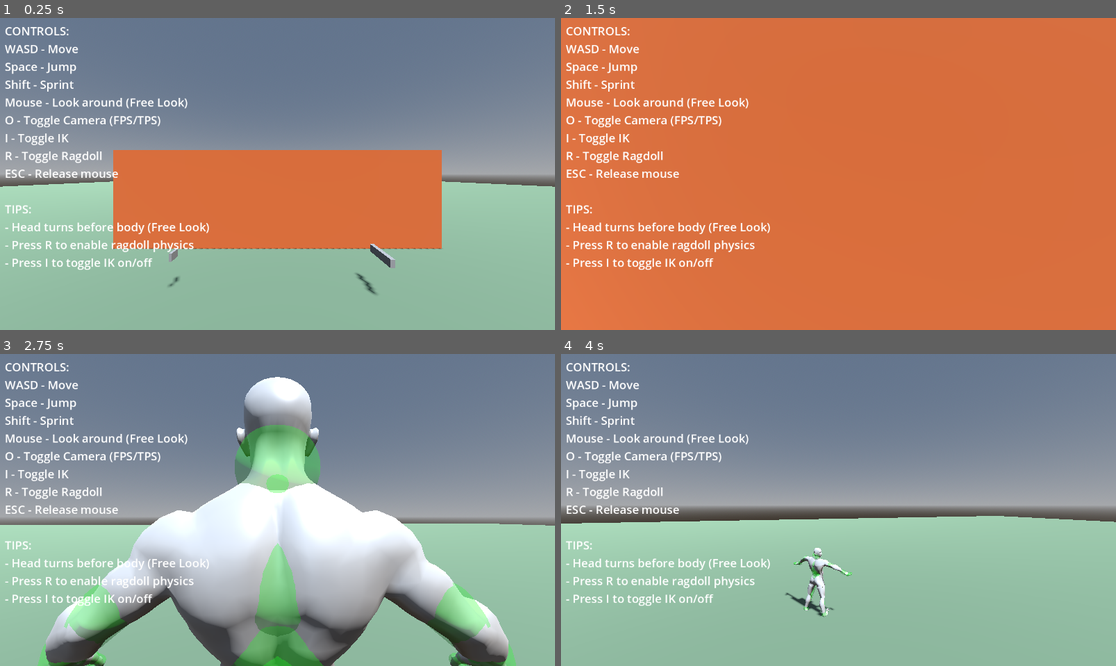
Above: before the commit, frames 1-4 (two rows, left to right).
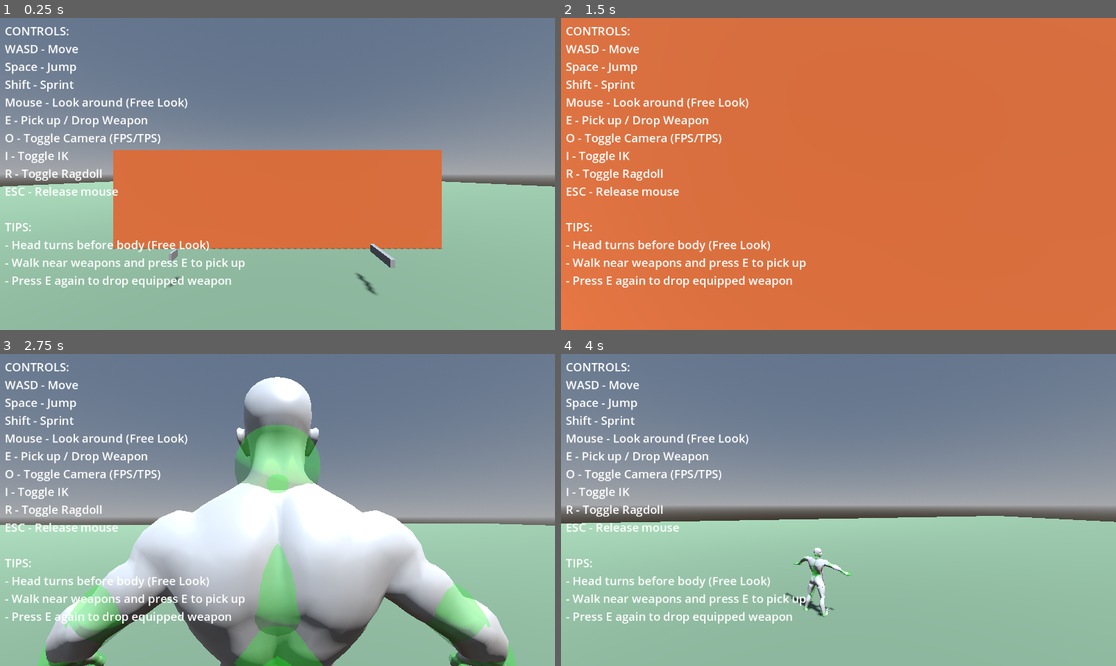
Above: after the commit, the same moments.

Repository: lmf-git/fpsikanimragdoll
Game: Godot game, scene res://world.tscn
Same seed, same stepped clock (60 frames per second), same inputs: the game is played once before the commit and once after it.
Inputs (mouse positions are in pixels of both pictures, inside the frame that each line leads up to):
- Up to frame 1 (0.25 s): no input
- Up to frame 2 (1.5 s): tap Enter (ui_accept) at 0.5 s; move the mouse to (866, 174) at 0.52 s; hold Enter (ui_accept) 0.53-1.28 s; hold W (move_forward) from 0.53 s (still down); tap Space (jump) at 0.77 s; move the mouse to (810, 174) at 1.27 s; tap Shift (sprint) at 1.35 s
- Up to frame 3 (2.75 s): keep holding W (move_forward); tap Space (jump) at 1.52 s; tap Enter (ui_accept) at 1.55, 2, 2.3 s; move the mouse to (288, 503) at 2.02 s; hold O (toggle_camera) from 2.03 s (still down)
- Up to frame 4 (4 s): keep holding W (move_forward); move the mouse to (832, 516) at 2.77 s; release O (toggle_camera) at 2.78 s; tap I (toggle_ik) at 2.85 s; tap Space (jump) at 3.02, 3.77 s; tap Enter (ui_accept) at 3.05, 3.8 s; move the mouse to (877, 513) at 3.52 s; hold R (toggle_ragdoll) from 3.53 s (still down)

The runs differ from the first frame. In frame 1, 3.5% of the frame differs, in the area x 0-45%, y 31-87%; in frame 2, 3.9%; in frame 3, 3.3%; in frame 4, 3.4%.

Commit message:
Implement weapon pickup and drop system
Added weapon detection and pickup functionality:
- Detect nearby weapons within 2m range
- Press E to pick up weapons when nearby
- Press E again to drop equipped weapon
- Weapons added to "weapons" group for easy detection
- Updated UI to show weapon controls

Weapon positioning at head (placeholder for IK integration).

Diff:
--- a/character_controller.gd
+++ b/character_controller.gd
@@ -38,6 +38,11 @@
 @export var ragdoll_enabled: bool = false
 @export var auto_create_ragdoll: bool = true  # Automatically create physical bones at runtime
 @export var debug_show_colliders: bool = true  # Show collision shapes for debugging
+
+# Weapon system
+@export var pickup_range: float = 2.0
+var equipped_weapon: Weapon = null
+var nearby_weapon: Weapon = null
 
 # Ragdoll bone configuration - bones that will have physics
 const RAGDOLL_BONES = [
@@ -420,6 +425,12 @@
 	if event.is_action_pressed("toggle_ragdoll"):
 		toggle_ragdoll()
 
+	if event.is_action_pressed("ui_accept"):  # E key for pickup
+		if equipped_weapon:
+			drop_weapon()
+		elif nearby_weapon:
+			pickup_weapon(nearby_weapon)
+
 	if event.is_action_pressed("ui_cancel"):
 		if Input.get_mouse_mode() == Input.MOUSE_MODE_CAPTURED:
 			Input.set_mouse_mode(Input.MOUSE_MODE_VISIBLE)
@@ -513,6 +524,9 @@
 	if head_look_enabled and skeleton and head_bone_id >= 0:
 		_update_head_look(delta)
 
+	# Detect nearby weapons for pickup
+	_detect_nearby_weapon()
+
 func _update_head_look(delta):
 	# Calculate head rotation relative to body
 	var head_yaw_offset = angle_difference(body_rotation_y, camera_rotation.y)
@@ -604,6 +618,62 @@
 			print("Mesh visibility restored based on camera mode")
 
 	print("Ragdoll enabled: ", ragdoll_enabled)
+
+func _detect_nearby_weapon():
+	"""Detect weapons within pickup range"""
+	nearby_weapon = null
+
+	# Find all weapons in the scene
+	var weapons = get_tree().get_nodes_in_group("weapons")
+	if weapons.is_empty():
+		# If no weapons in group, search for Weapon nodes
+		weapons = []
+		_find_weapons_recursive(get_tree().root, weapons)
+
+	# Find closest weapon within range
+	var closest_distance = pickup_range
+	for weapon in weapons:
+		if weapon is Weapon and not weapon.is_equipped:
+			var distance = global_position.distance_to(weapon.global_position)
+			if distance < closest_distance:
+				nearby_weapon = weapon
+				closest_distance = distance
+
+func _find_weapons_recursive(node: Node, weapons: Array):
+	"""Recursively find all Weapon nodes"""
+	if node is Weapon:
+		weapons.append(node)
+	for child in node.get_children():
+		_find_weapons_recursive(child, weapons)
+
+func pickup_weapon(weapon: Weapon):
+	"""Pick up a weapon"""
+	if not weapon or weapon.is_equipped:
+		return
+
+	print("Picking up weapon: ", weapon.weapon_name)
+
+	# Equip the weapon
+	if weapon.equip(self):
+		equipped_weapon = weapon
+		nearby_weapon = null
+
+		# Position weapon at character hand (will be refined with IK later)
+		if skeleton and head_bone_id >= 0:
+			# Position at head for now (placeholder - will use hand bone + IK later)
+			var head_transform = skeleton.global_transform * skeleton.get_bone_global_pose(head_bone_id)
+			weapon.global_position = head_transform.origin + Vector3(0.3, -0.2, -0.3)
+			weapon.global_rotation = head_transform.basis.get_euler()
+
+func drop_weapon():
+	"""Drop the currently equipped weapon"""
+	if not equipped_weapon:
+		return
+
+	print("Dropping weapon: ", equipped_weapon.weapon_name)
+
+	equipped_weapon.unequip()
+	equipped_weapon = null
 
 func _process(_delta):
 	# Update IK targets if enabled
--- a/world.tscn
+++ b/world.tscn
@@ -108,10 +108,10 @@
 
 [node name="Weapons" type="Node3D" parent="."]
 
-[node name="Pistol" parent="Weapons" instance=ExtResource("2")]
+[node name="Pistol" parent="Weapons" groups=["weapons"] instance=ExtResource("2")]
 transform = Transform3D(1, 0, 0, 0, 1, 0, 0, 0, 1, -2, 1, -3)
 
-[node name="Rifle" parent="Weapons" instance=ExtResource("3")]
+[node name="Rifle" parent="Weapons" groups=["weapons"] instance=ExtResource("3")]
 transform = Transform3D(1, 0, 0, 0, 1, 0, 0, 0, 1, 2, 1, -3)
 
 [node name="UI" type="CanvasLayer" parent="."]
@@ -127,6 +127,7 @@
 Space - Jump
 Shift - Sprint
 Mouse - Look around (Free Look)
+E - Pick up / Drop Weapon
 O - Toggle Camera (FPS/TPS)
 I - Toggle IK
 R - Toggle Ragdoll
@@ -134,5 +135,5 @@
 
 TIPS:
 - Head turns before body (Free Look)
-- Press R to enable ragdoll physics
-- Press I to toggle IK on/off"
+- Walk near weapons and press E to pick up
+- Press E again to drop equipped weapon"
